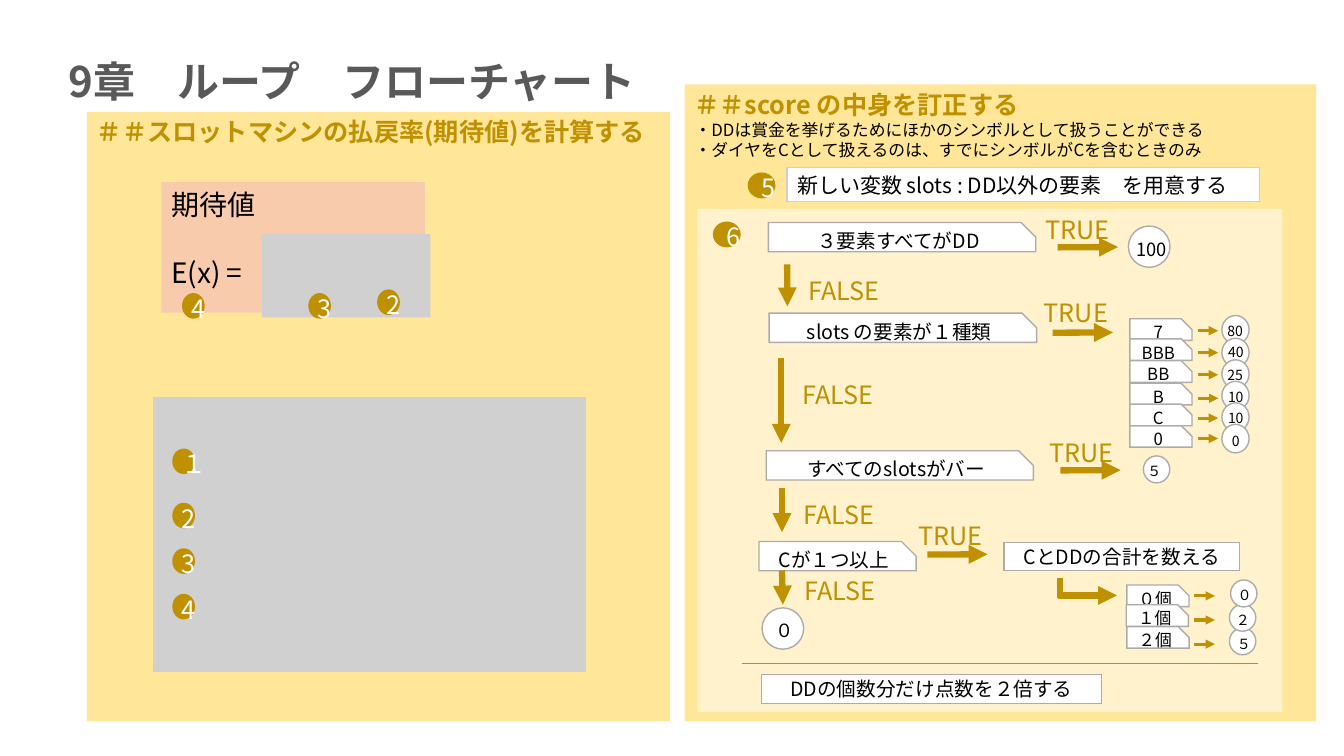
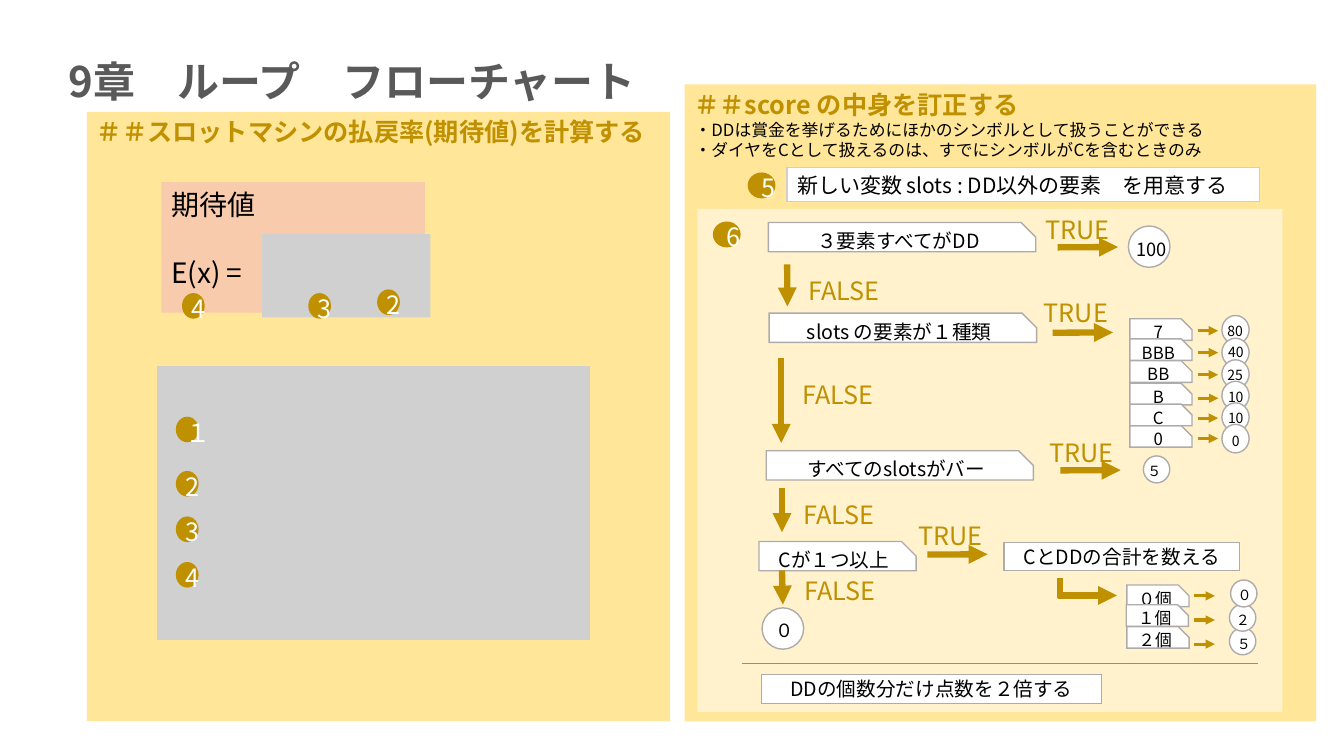
Before and after one commit to mei-517/r-practice-part3, a slide deck: slide 13 of 永井芽衣_Rpart3.pptx (slide 11 before the commit). Drawn at 1344x756 pixels with LibreOffice and Linux fonts; fonts in the diff are those of the drawing; grey boxes stand for pictures. Boxes give left, top, right and bottom in pixels: in the first picture for what was removed or moved away, otherwise in the second. Text is boxed around its words. In the diff, an @@ line names an element or a change of style, - is before the commit and + after.

```diff
--- a/永井芽衣_Rpart3.pptx
+++ b/永井芽衣_Rpart3.pptx
@@ ellipse "１" moved from (x1=172, y1=449, x2=196, y2=474) to (x1=175, y1=416, x2=199, y2=442) @@
@@ 3 ellipses, 1 picture moved together from (x1=154, y1=398, x2=586, y2=671) to (x1=157, y1=366, x2=589, y2=639) @@
```
Also in this commit, not shown: 4 other slides changed, 2 slides added, 1 other file.
